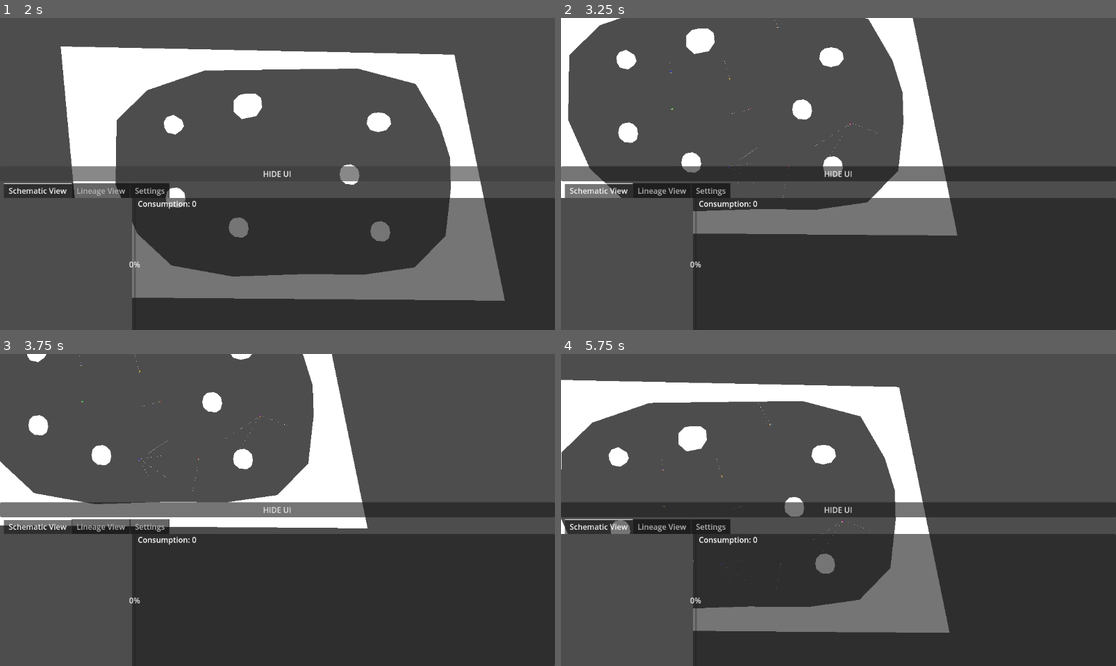
Above: before the commit, frames 1-4 (two rows, left to right).
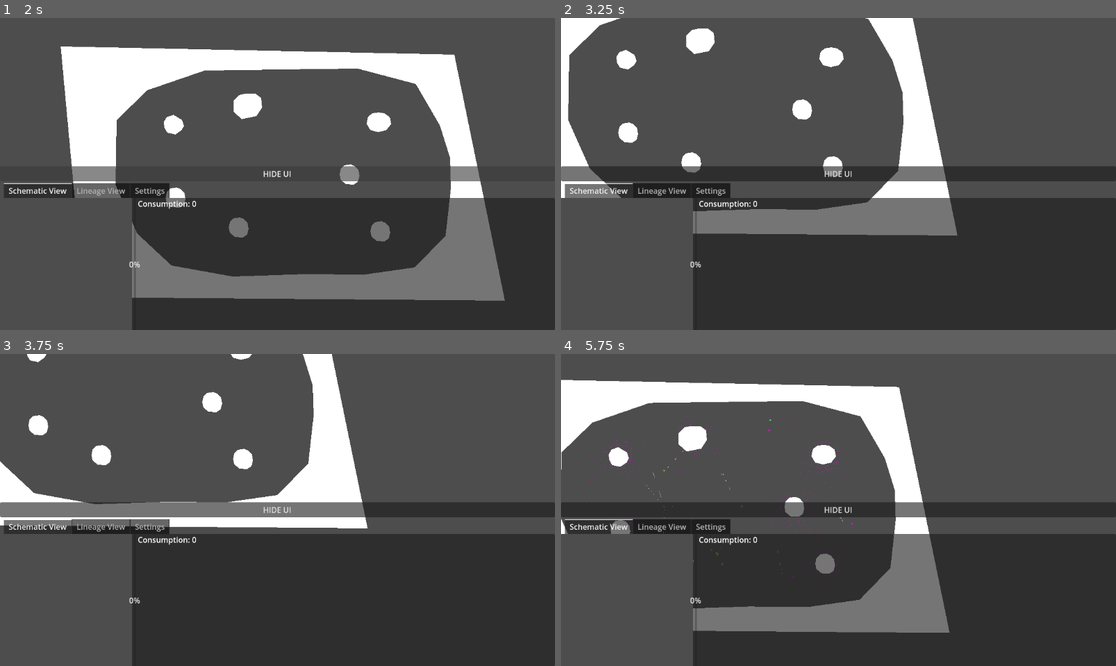
Above: after the commit, the same moments.

Repository: 06gusmog/EVOLUTIONATOR-4000
Game: Godot game, scene res://Misc/world.tscn
The game is run twice, just before and just after one commit, with the same random seed, the same clock (stepped at 60 frames per second) and the same inputs.
Inputs (mouse positions are in pixels of both pictures, inside the frame that each line leads up to):
- Up to frame 1 (2 s): click "HIDE UI" at 0.5 s; click "SHOW UI" at 1.25 s
- Up to frame 2 (3.25 s): tap Enter at 2 s; move the mouse to (960, 158) at 2.02 s; hold Right (right) 2.03-2.78 s; tap P (test input) at 2.1, 3.05 s; move the mouse to (794, 233) at 2.77 s; hold Down (down) from 2.78 s (still down); click (794, 233) at 2.85 s
- Up to frame 3 (3.75 s): move the mouse to (227, 466) at 3.52 s; release Down (down) at 3.53 s; hold Right (right) from 3.53 s (still down); tap P (test input) at 3.6 s
- Up to frame 4 (5.75 s): move the mouse to (566, 366) at 4.27 s; release Right (right) at 4.28 s; hold Up (up) 4.28-5.03 s; tap Shift (zoom_in) at 4.35 s; tap P (test input) at 4.55, 5.3 s; move the mouse to (672, 559) at 5.02 s; hold Left (left) from 5.03 s (still down); tap Ctrl (zoom_out) at 5.1 s; tap M (Load, bound only after the commit) at 5.65 s

Frame 1 is identical in both runs. In frame 2, less than 0.1% of the frame differs, in the area x 19-57%, y 0-58%; in frame 3, less than 0.1%; in frame 4, 0.2%, in the area x 4-56%, y 15-78%.

Commit message:
Finished
Poorly tested, but working!

Diff:
--- a/Godot/Misc/SimulationHandler.gd
+++ b/Godot/Misc/SimulationHandler.gd
@@ -139,6 +139,7 @@
 	"""
 	Saves creatures according to creature save function
 	Saves creature tree
+	Saves food
 	"""
 	var time = Time.get_time_dict_from_system()
 	print("{0}savegame{1}-{2}.save".format([GlobalSettings.save_path, time.hour, time.minute]))
@@ -152,7 +153,6 @@
 	save_file.store_line(creature_str)
 
 	var creature_tree_dict = LineageLogger.creature_tree
-	print(creature_tree_dict)
 	for creatureID in creature_tree_dict:
 		var creature = creature_tree_dict[creatureID]
 		var loaded_DNA = creature[4]
@@ -163,6 +163,17 @@
 		creature_tree_dict[creatureID][4] = loaded_DNA
 	var tree_str = JSON.stringify(creature_tree_dict)
 	save_file.store_line(tree_str)
+
+	var grub_list = []
+	for grub_bit in food_object.get_children():
+		var grub_info = {
+			'pos_x': grub_bit.position.x,
+			'pos_y': grub_bit.position.y,
+			'energy': grub_bit.energy
+		}
+		grub_list.append(grub_info)
+	var grub_str = JSON.stringify(grub_list)
+	save_file.store_line(grub_str)
 
 func load_game_2(savefile_location): #WARNING This erases the current simulation. Save first if you want to keep it.
 	"""
@@ -186,7 +197,9 @@
 		var loaded_DNA = creature_data['DNA']
 		var i = 0
 		for RNA in creature_data['DNA']:
-			loaded_DNA[i]['Position'] = str_to_var(RNA['Position'])
+			var var_pos = RNA['Position'].replace('Vector2(', '').replace(')', '').split(', ')
+			var varified_value = Vector2(int(var_pos[0]), int(var_pos[1]))
+			loaded_DNA[i]['Position'] = varified_value
 			i += 1
 		dudebro.DNA = loaded_DNA
 		dudebro.position = Vector2(creature_data['pos_x'], creature_data['pos_y'])
@@ -202,11 +215,23 @@
 		var loaded_DNA = creature[4]
 		var i = 0
 		for RNA in loaded_DNA:
-			print(str_to_var(RNA['Position']))
-			loaded_DNA[i]['Position'] = str_to_var(RNA['Position'])
+			var str_pos = RNA['Position']
+			var var_pos = str_pos.replace('Vector2(', '').replace(')', '').split(', ')
+			var varified_value = Vector2(int(var_pos[0]), int(var_pos[1]))
+			loaded_DNA[i]['Position'] = varified_value
 			i += 1
 		tree_dict[creatureID][4] = loaded_DNA
 	LineageLogger.creature_tree = tree_dict
+
+	var reversed_food_indices = range(food_object.get_child_count())
+	reversed_food_indices.reverse()
+	for food_index in reversed_food_indices:
+		food_object.remove_food(food_index)
+
+	var food_str = savefile.get_line()
+	var food_list = JSON.parse_string(food_str)
+	for grub_bit in food_list:
+		food_object.add_food(grub_bit['energy'], Vector2(grub_bit['pos_x'], grub_bit['pos_y']))
 
 func _on_food_spawn_timer_timeout():
 	for x in range(GlobalSettings.food_spawn_burst_size):
--- a/Godot/Misc/User Interface/UserInterface.gd
+++ b/Godot/Misc/User Interface/UserInterface.gd
@@ -46,9 +46,13 @@
 				background_clicked()
 
 	if Input.is_action_just_pressed('test input'):
-		#world.save_game_2()
-		world.load_game_2("res://savefiles/savegame15-52.txt")
-		#print('Saved!!')
+		pass
+	if Input.is_action_just_pressed('Save'):
+		print('Saving!')
+		world.save_game_2()
+	if Input.is_action_just_pressed('Load'):
+		print('Loading save at location "' + GlobalSettings.savefile_selected + '"')
+		world.load_game_2(GlobalSettings.savefile_selected)
 	#progress_bar.value = creature_selected.energy
 
 
--- a/Godot/Standards/global_settings.gd
+++ b/Godot/Standards/global_settings.gd
@@ -73,49 +73,9 @@
 
 #To create a new game, create a folder in %appdata%/Godot/app_userdata/[name of the project]/
 #and write the name of the new folder between :// and savegame.save
+
+var savefile_selected = "res://savefiles/savegame21-1.txt"
 var save_path = "res://savefiles/"
-var save_name = "res://savefiles/savegame13-21.save"
-var create_new_game = true
-
 
 func _ready():
-	if not create_new_game:
-		load_game()
 	set_simulation_speed(simulation_speed)
-
-#This code is stolen from https://docs.godotengine.org/en/stable/tutorials/io/saving_games.html,
-#if any problems occur please consult the source
-func load_game():
-	if not FileAccess.file_exists(save_name):
-		return # Error! We don't have a save to load.
-
-	# Load the file line by line and process that dictionary to restore
-	# the object it represents.
-	var save_file = FileAccess.open(save_name, FileAccess.READ)
-	print(save_file.get_length())
-	while save_file.get_position() < save_file.get_length():
-		var json_string = save_file.get_line()
-
-		# Creates the helper class to interact with JSON
-		var json = JSON.new()
-
-		# Check if there is any error while parsing the JSON string, skip in case of failure
-		var parse_result = json.parse(json_string)
-		if not parse_result == OK:
-			print("JSON Parse Error: ", json.get_error_message(), " in ", json_string, " at line ", json.get_error_line())
-			continue
-
-		# Get the data from the JSON object
-		var node_data = json.get_data()
-
-		# Firstly, we need to create the object and add it to the tree and set its position.
-		var new_object = load(node_data["filename"]).instantiate()
-
-		for i in node_data.keys():
-			if i == "filename" or i == "parent" or i == "pos_x" or i == "pos_y":
-				continue
-			new_object.set(i, node_data[i])
-
-		get_node(node_data["parent"]).add_child(new_object)
-		new_object.position = Vector2(node_data["pos_x"], node_data["pos_y"])
-	print("Game Loaded")
--- a/Godot/project.godot
+++ b/Godot/project.godot
@@ -71,6 +71,16 @@
 "events": [Object(InputEventKey,"resource_local_to_scene":false,"resource_name":"","device":-1,"window_id":0,"alt_press …(191 unchanged characters)…
 ]
 }
+Save={
+"deadzone": 0.5,
+"events": [Object(InputEventKey,"resource_local_to_scene":false,"resource_name":"","device":-1,"window_id":0,"alt_pressed":false,"shift_pressed":false,"ctrl_pressed":false,"meta_pressed":false,"pressed":false,"keycode":0,"physical_keycode":78,"key_label":0,"unicode":110,"location":0,"echo":false,"script":null)
+]
+}
+Load={
+"deadzone": 0.5,
+"events": [Object(InputEventKey,"resource_local_to_scene":false,"resource_name":"","device":-1,"window_id":0,"alt_pressed":false,"shift_pressed":false,"ctrl_pressed":false,"meta_pressed":false,"pressed":false,"keycode":0,"physical_keycode":77,"key_label":0,"unicode":109,"location":0,"echo":false,"script":null)
+]
+}
 
 [layer_names]
 
Not shown, removed: Godot/savefiles/savegame15-31.txt
Not shown, removed: Godot/savefiles/savegame15-52.txt
Not shown, added: Godot/savefiles/savegame21-1.txt
